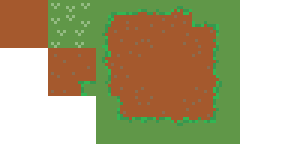
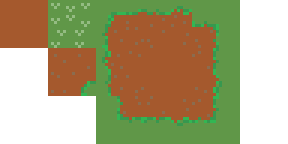
Revision of a layered w=288, h=144 image; what changed, layer by layer:
painted on "grass.png" over [left=78, top=81, right=90, bottom=90]
